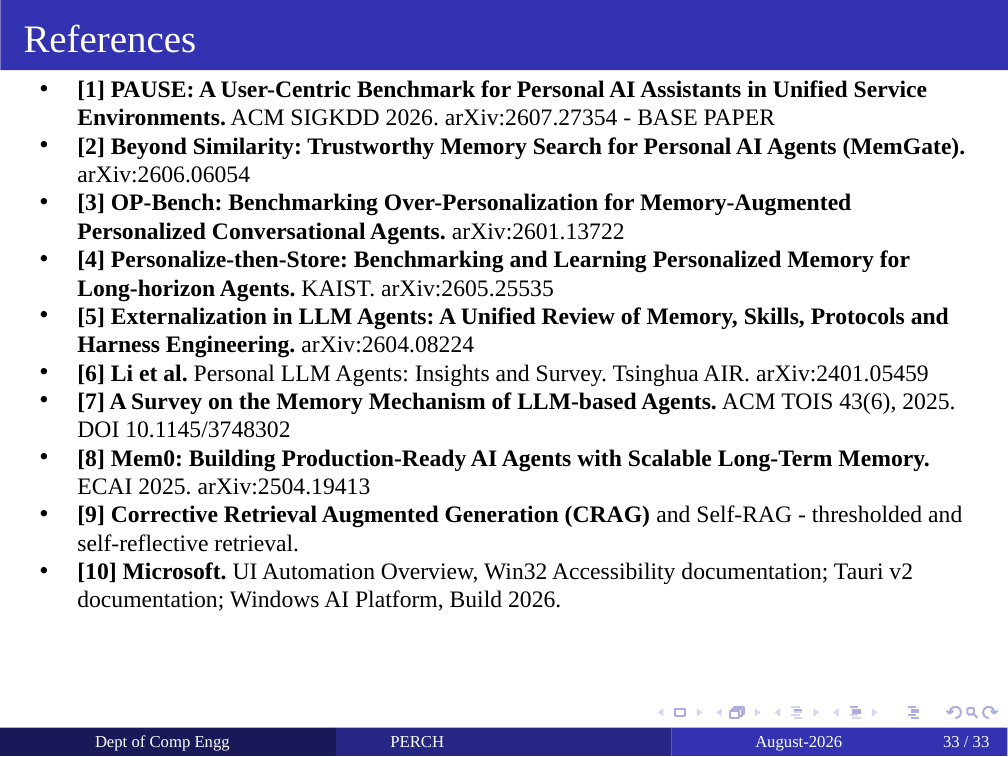
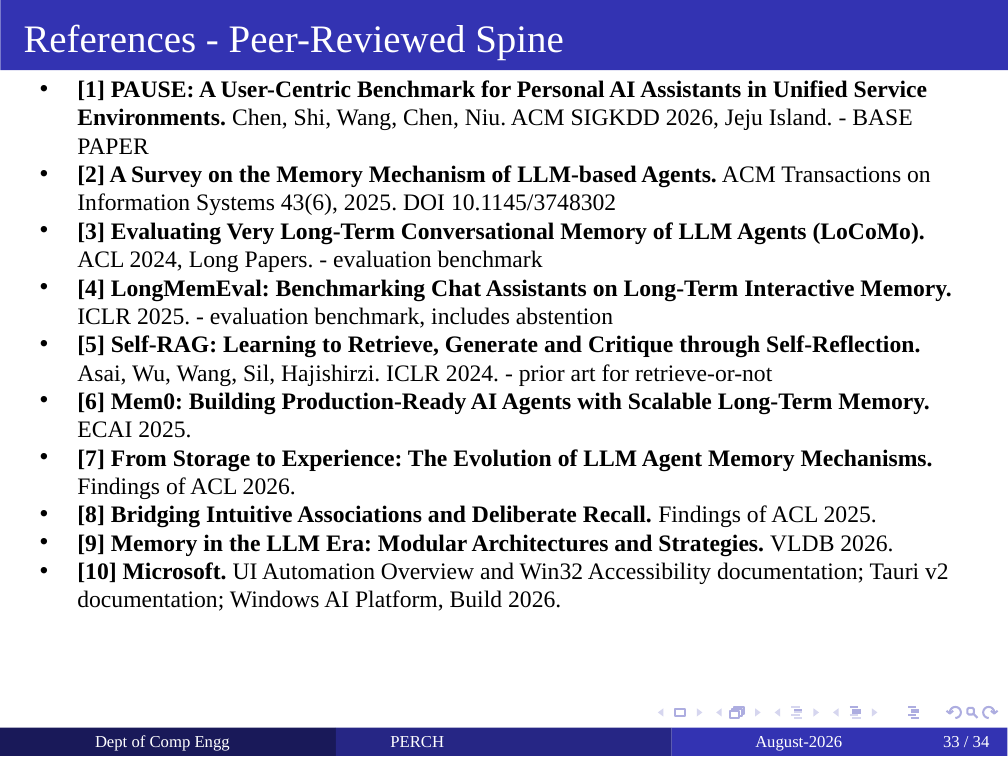
Before and after one commit to yashdoke7/perch, a slide deck: slide 33 of docs/PERCH_Project_Review.pptx. Drawn at 1008x757 pixels with LibreOffice and Linux fonts; fonts in the diff are those of the drawing. Boxes give left, top, right and bottom in pixels: in the first picture for what was removed or moved away, otherwise in the second. Text is boxed around its words. In the diff, an @@ line names an element or a change of style, - is before the commit and + after.

```diff
--- a/docs/PERCH_Project_Review.pptx
+++ b/docs/PERCH_Project_Review.pptx
@@ text at bbox=[24, 24, 564, 60]: text changed @@
-References
+References - Peer-Reviewed Spine
@@ text at bbox=[77, 80, 951, 611]: text changed @@
-  • [1] PAUSE: A User-Centric Benchmark for Personal AI Assistants in Unified Service Environments. ACM SIGKDD 2026. arXiv:2607.27354 - BASE PAPER
-  • [2] Beyond Similarity: Trustworthy Memory Search for Personal AI Agents (MemGate). arXiv:2606.06054
-  • [3] OP-Bench: Benchmarking Over-Personalization for Memory-Augmented Personalized Conversational Agents. arXiv:2601.13722
-  • [4] Personalize-then-Store: Benchmarking and Learning Personalized Memory for Long-horizon Agents. KAIST. arXiv:2605.25535
-  • [5] Externalization in LLM Agents: A Unified Review of Memory, Skills, Protocols and Harness Engineering. arXiv:2604.08224
-  • [6] Li et al. Personal LLM Agents: Insights and Survey. Tsinghua AIR. arXiv:2401.05459
-  • [7] A Survey on the Memory Mechanism of LLM-based Agents. ACM TOIS 43(6), 2025. DOI 10.1145/3748302
-  • [8] Mem0: Building Production-Ready AI Agents with Scalable Long-Term Memory. ECAI 2025. arXiv:2504.19413
-  • [9] Corrective Retrieval Augmented Generation (CRAG) and Self-RAG - thresholded and self-reflective retrieval.
-  • [10] Microsoft. UI Automation Overview, Win32 Accessibility documentation; Tauri v2 documentation; Windows AI Platform, Build 2026.
+  • [1] PAUSE: A User-Centric Benchmark for Personal AI Assistants in Unified Service Environments. Chen, Shi, Wang, Chen, Niu. ACM SIGKDD 2026, Jeju Island. - BASE PAPER
+  • [2] A Survey on the Memory Mechanism of LLM-based Agents. ACM Transactions on Information Systems 43(6), 2025. DOI 10.1145/3748302
+  • [3] Evaluating Very Long-Term Conversational Memory of LLM Agents (LoCoMo). ACL 2024, Long Papers. - evaluation benchmark
+  • [4] LongMemEval: Benchmarking Chat Assistants on Long-Term Interactive Memory. ICLR 2025. - evaluation benchmark, includes abstention
+  • [5] Self-RAG: Learning to Retrieve, Generate and Critique through Self-Reflection. Asai, Wu, Wang, Sil, Hajishirzi. ICLR 2024. - prior art for retrieve-or-not
+  • [6] Mem0: Building Production-Ready AI Agents with Scalable Long-Term Memory. ECAI 2025.
+  • [7] From Storage to Experience: The Evolution of LLM Agent Memory Mechanisms. Findings of ACL 2026.
+  • [8] Bridging Intuitive Associations and Deliberate Recall. Findings of ACL 2025.
+  • [9] Memory in the LLM Era: Modular Architectures and Strategies. VLDB 2026.
+  • [10] Microsoft. UI Automation Overview and Win32 Accessibility documentation; Tauri v2 documentation; Windows AI Platform, Build 2026.
@@ page number at bbox=[943, 736, 990, 747]: text changed @@
-33 / 33
+33 / 34
```
Also in this commit, not shown: 1 other slide changed, 1 slide added, 5 other files.
